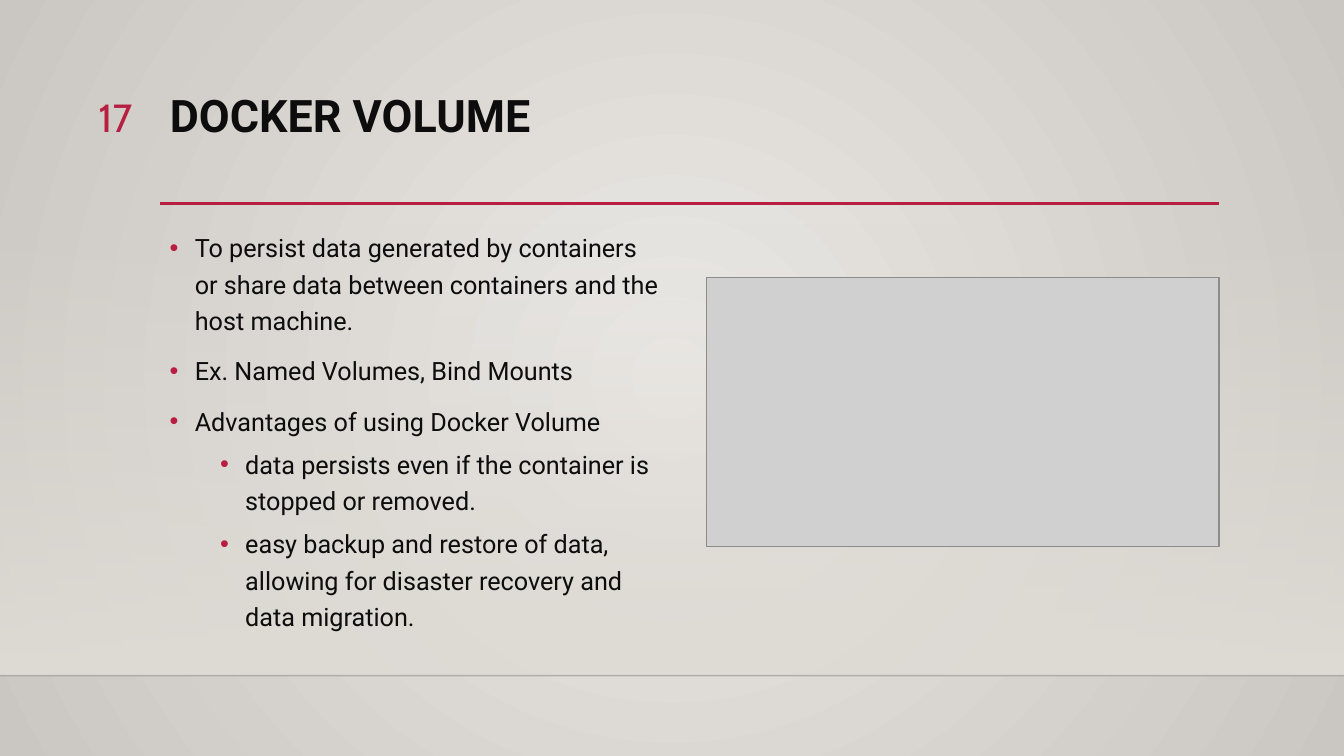
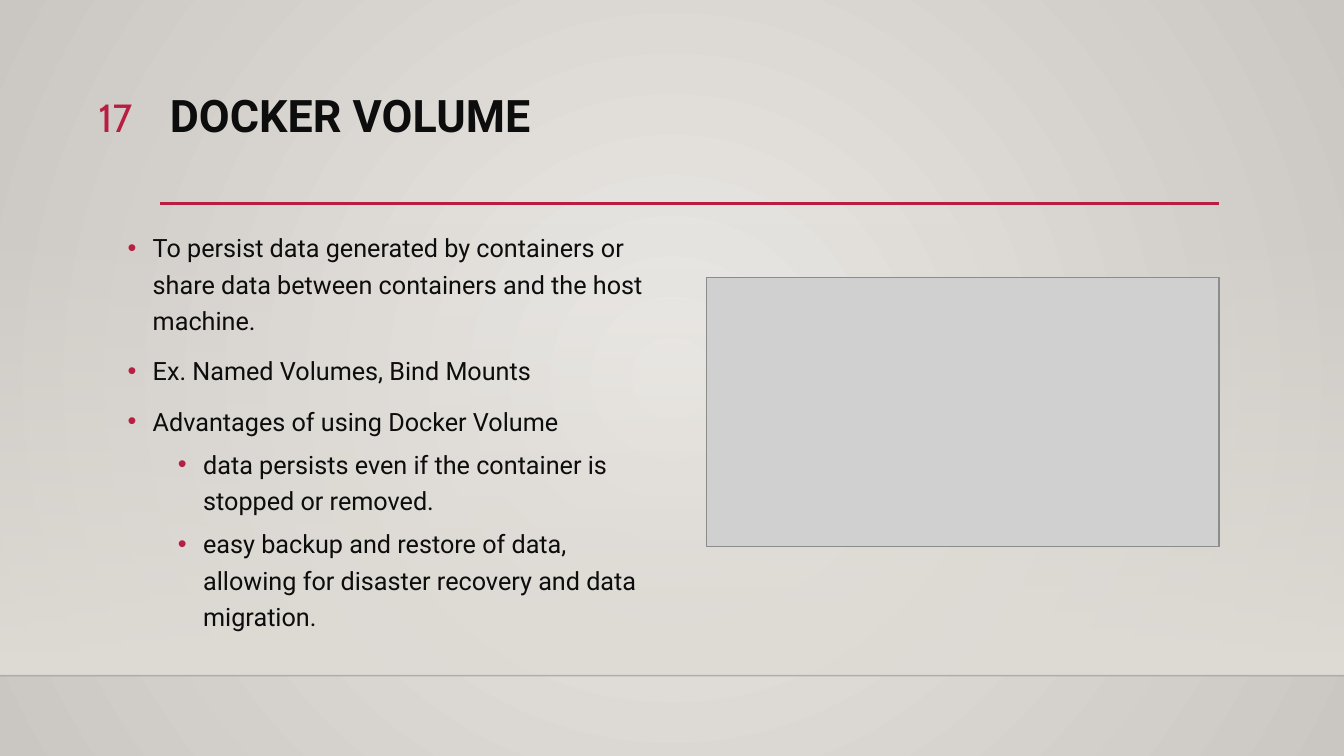
Before and after one commit to ddum-sutd/docker_workshop, a slide deck: slide 17 of Docker_workshop.pptx. Drawn at 1344x756 pixels with LibreOffice and Linux fonts; fonts in the diff are those of the drawing; grey boxes stand for pictures; background and template pictures are left out. Boxes give left, top, right and bottom in pixels: in the first picture for what was removed or moved away, otherwise in the second. Text is boxed around its words. In the diff, an @@ line names an element or a change of style, - is before the commit and + after.

```diff
--- a/Docker_workshop.pptx
+++ b/Docker_workshop.pptx
@@ text "To persist data generated by ..." rewrapped from [195,238,657,596] to [153,238,642,596] @@
```
Also in this commit, not shown: 10 other slides changed, 4 other files.
